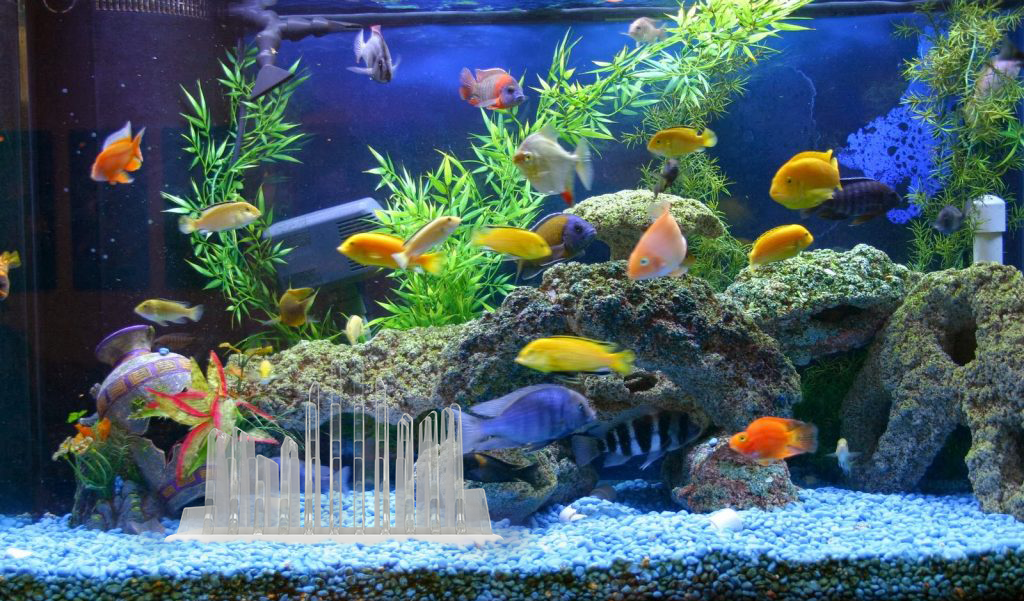
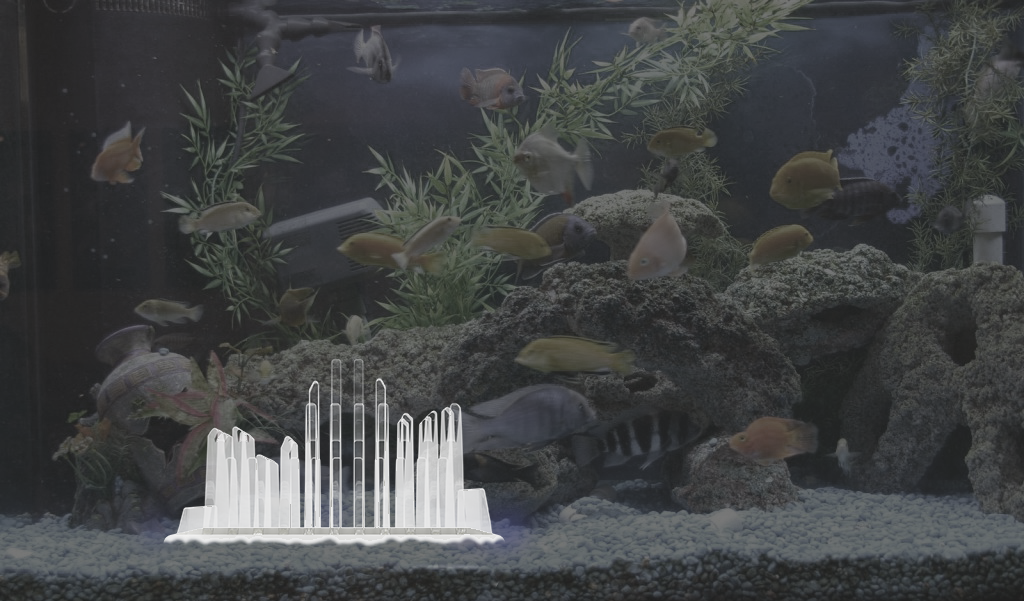
Before/after of a w=1024, h=601 layered artwork. What changed in the layer stack:
renamed "Background" to "Layer 0", opacity 100% → 74% over [0, 0, 1024, 601]
added layer "Layer 2" over [0, 0, 1024, 601]
